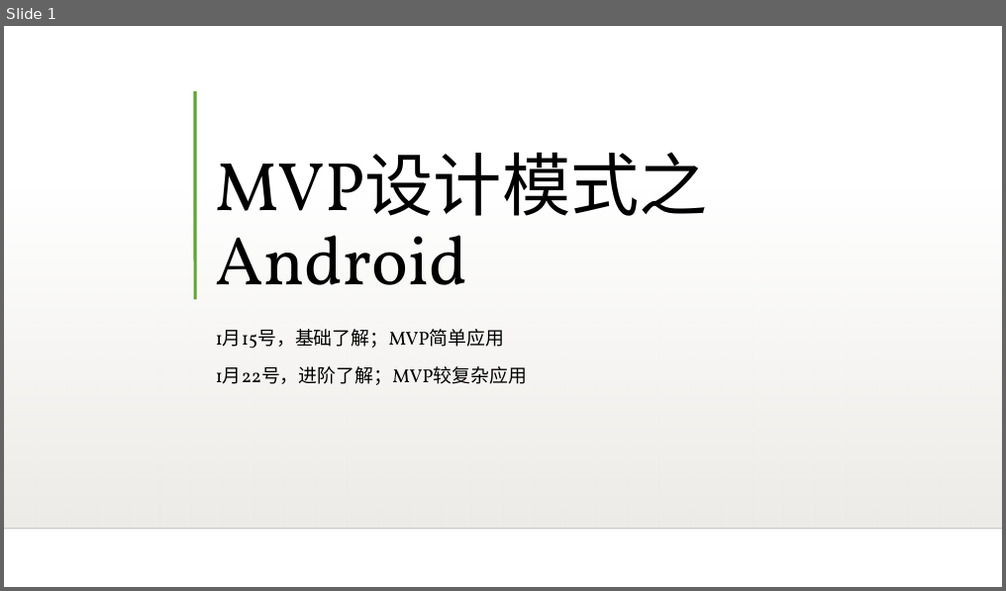
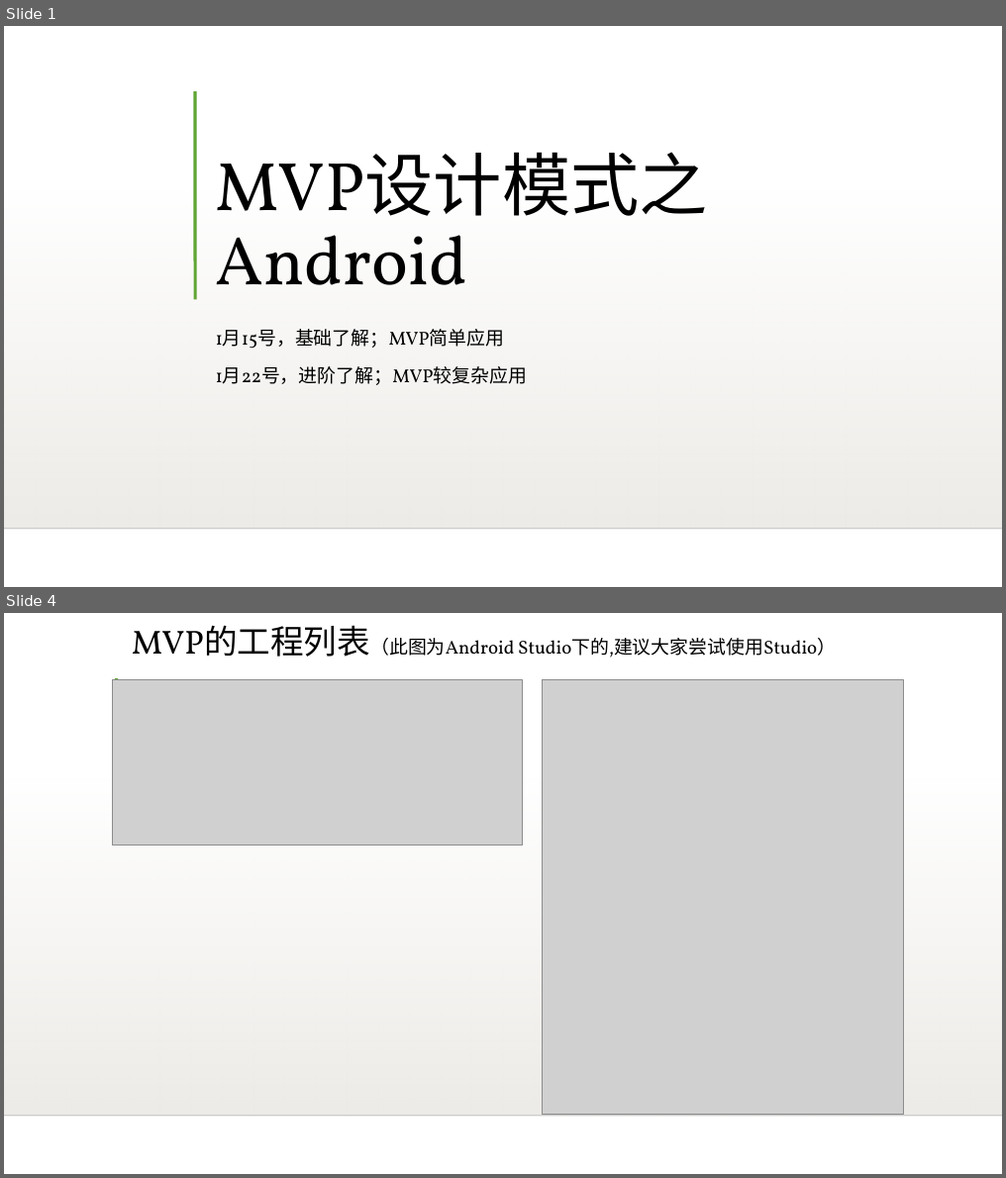
Before and after one commit to Yongcoder315/LearnUtils, a slide deck: MVP设计模式之Android.ppt. Shown one above the other, each under a label of ours: slide 1 before the commit, slides 1 and 4 after it; the slides between them are not shown. The pictures are 1006x591 and 1006x1178 pixels, drawn with LibreOffice and Linux fonts; fonts in the diff are those of the drawing; grey boxes stand for pictures; background and template pictures are left out. Boxes give left, top, right and bottom in pixels: in the first picture for what was removed or moved away, otherwise in the second. Text is boxed around its words. In the diff, an @@ line names an element or a change of style, - is before the commit and + after.

```diff
--- a/MVP设计模式之Android.ppt
+++ b/MVP设计模式之Android.ppt
@@ slide 4 added at (4,613,1002,1174), background picture (left out); not listed: 2 template elements that a slide beside it also shows @@
@@ title added at (132,625,836,658), 18 pt, text #000000 @@
+MVP的工程列表（此图为Android Studio下的,建议大家尝试使用Studio）
@@ picture added at (113,680,523,846) @@
@@ line added from (116, 678) to (116, 765), #5FA534 3 pt @@
@@ picture added at (542,680,903,1115) @@
```
Also in this commit, not shown: 1 slide changed, 8 other slides added.
